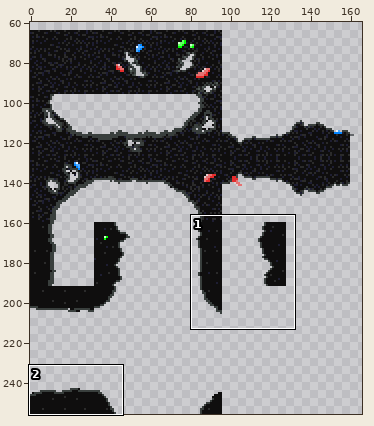
A sprite sheet gets an edit: CasaDesDiamantes/sprites/caveBackgroundTiles_spr/layers/20d81cce-d4a2-4010-bc25-e89a299fd01b/6e7e754c-65ea-4434-a93a-3a674bf6517b.png. Above: a wide view before the commit, with the close-up outlined.
Close-up. Before:
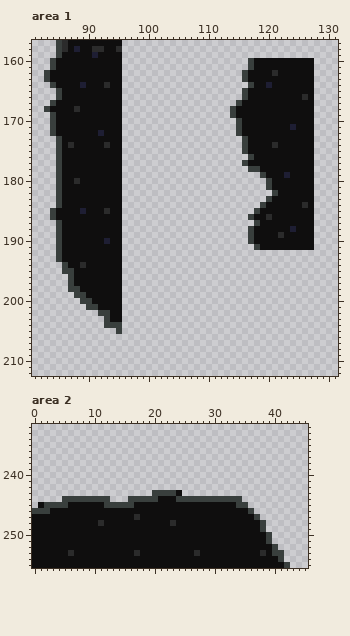
The file is 256x256 pixels. Colours within 5 levels of each other are drawn and written as one. Shown: area 1: x 81..131, y 157..212; area 2: x 0..45, y 232..255. The wide view leaves out empty margins. The commit also changed other parts of the picture, which this record leaves out.
New version:
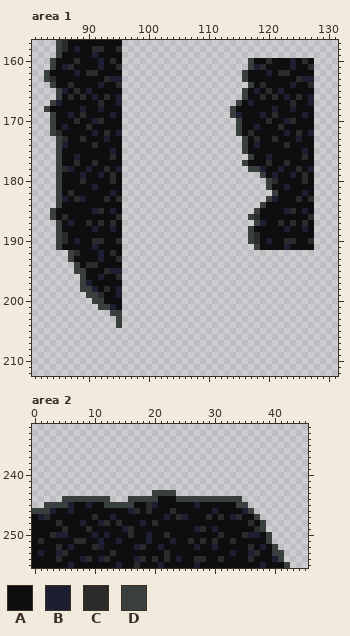
Palette (. is transparent): A #0f0e0e  B #1e1e33  C #2b2b2b  D #393f3d
What changed:
Changed rows in their new state; - is an unchanged pixel.
Area 1:
first column x 84:
160 ----C---B-C-------------------------C---B-C-
161 --BC----B--C----------------------BC----B--C
162 ----B-CC----------------------------BACC----
163 C--------CBB-----------------------------CBB
164 ---C-A--BA-C-----------------------CA---B--C
165 --B-C-B---------------------------B-C-B-----
166 ---C-C-B-C-B-----------------------C-C-B-CAB
167 -B------C--B---------------------B------C--B
168 ----AB--B----------------------------B--B---
169 ---B-C----B--------------------B---B-C----B-
170 ----C--BC---------------------------C--BC---
171 --B---C---------------------------B---C-A---
172 -C-----BAC-B---------------------C-----B-C-B
173 --C--C---B------------------------C--C---B--
174 --BA---C-A------------------------B--A-C----
175 ----------B-------------------------------B-
176 ----B-----C-------------------------B-----C-
177 ----C--C----------------------------C--C----
178 --CB--B--C-B-----------------------B--B--C-B
179 -----B--B-C--------------------------B-AB-C-
180 ----AC----C--------------------------C----C-
181 -------B-------------------------------B----
182 ---C------B-------------------------------B-
183 --B-CB---C-C-------------------------B---C-C
184 ------------------------------------------A-
185 -----A-BCAB----------------------------BC-B-
186 --C--------C----------------------C-A------C
187 ---B--C-C-C------------------------B--C-C-C-
188 -------B--B----------------------------BA-B-
189 --C-------------------------------C---A-----
190 --C-B--CCA-C----------------------C-B--CC--C
191 -------B-------------------------------B----
192 -..DC---B-C---------------------------------
193 -..D----B--C--------------------------------
194 --..DACC------------------------------------
195 --..DD---CBB--------------------------------
196 ---..D--B--C--------------------------------
197 ---..DB-------------------------------------
198 ---..DDB-C-B--------------------------------
199 ----..DDC--B--------------------------------
200 -----..DD-----------------------------------
201 ------..DDB---------------------------------
202 --------..DD--------------------------------
203 ---------..D--------------------------------
204 ---------..---------------------------------
205 -----------.--------------------------------
Area 2:
first column x 1:
243 -----------------------.----------------
245 .----B--B---------CB------B-------------
246 --B--B---------BC-C---C------B----B-----
247 BC-------C--B---A----B-CB---C-C-BC------
248 ---C---B--BC-C---B-C--A------------C----
249 ----C---C-----BC----------BC-B------C---
250 --CBB----B-B---C--B--C--------C---CBB---
251 C-----CC--B--B----B---B--C-C-C--C-------
252 ---C-B---CB-----BC--B-----B--B-----C-B--
253 B--BCA------C---A----C----A-----B--BCA--
254 ---C---BC-BC----BC-C-C-B--CC--C----C---B
255 -----B-------B--C---B-----B----------B--
